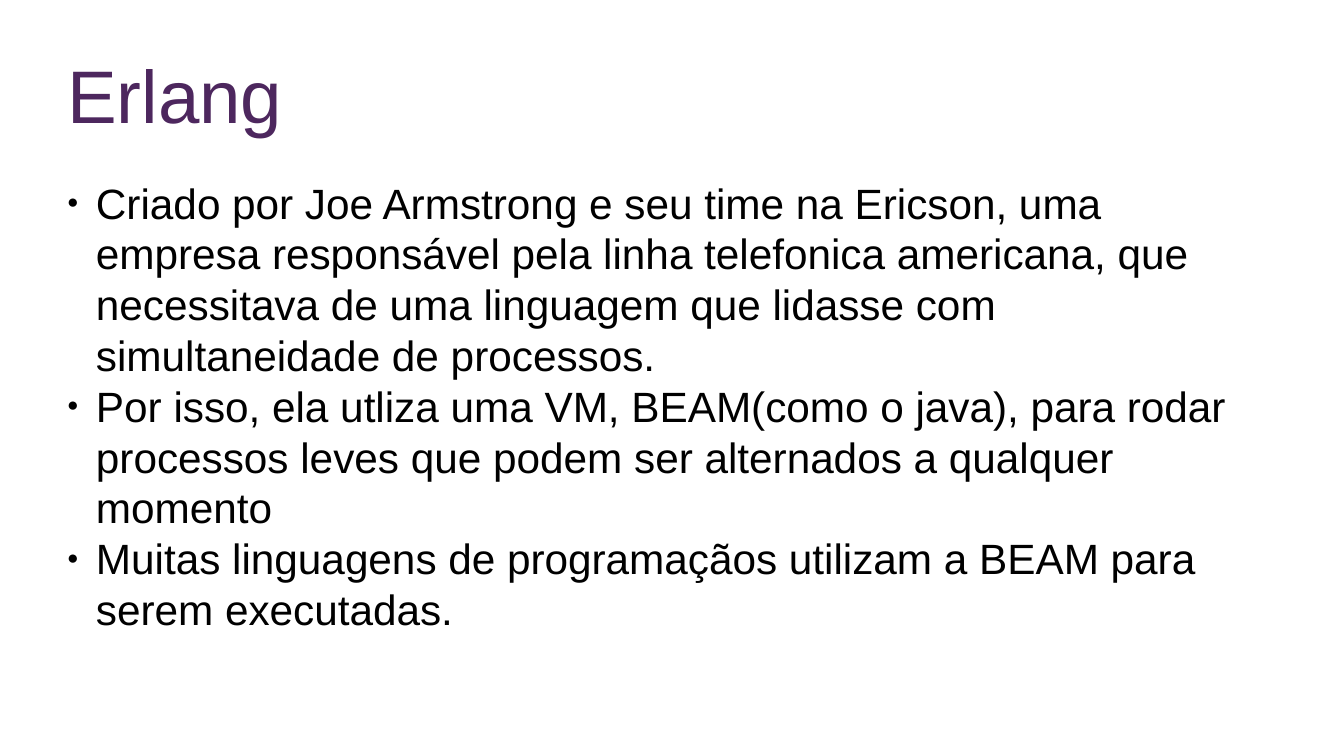
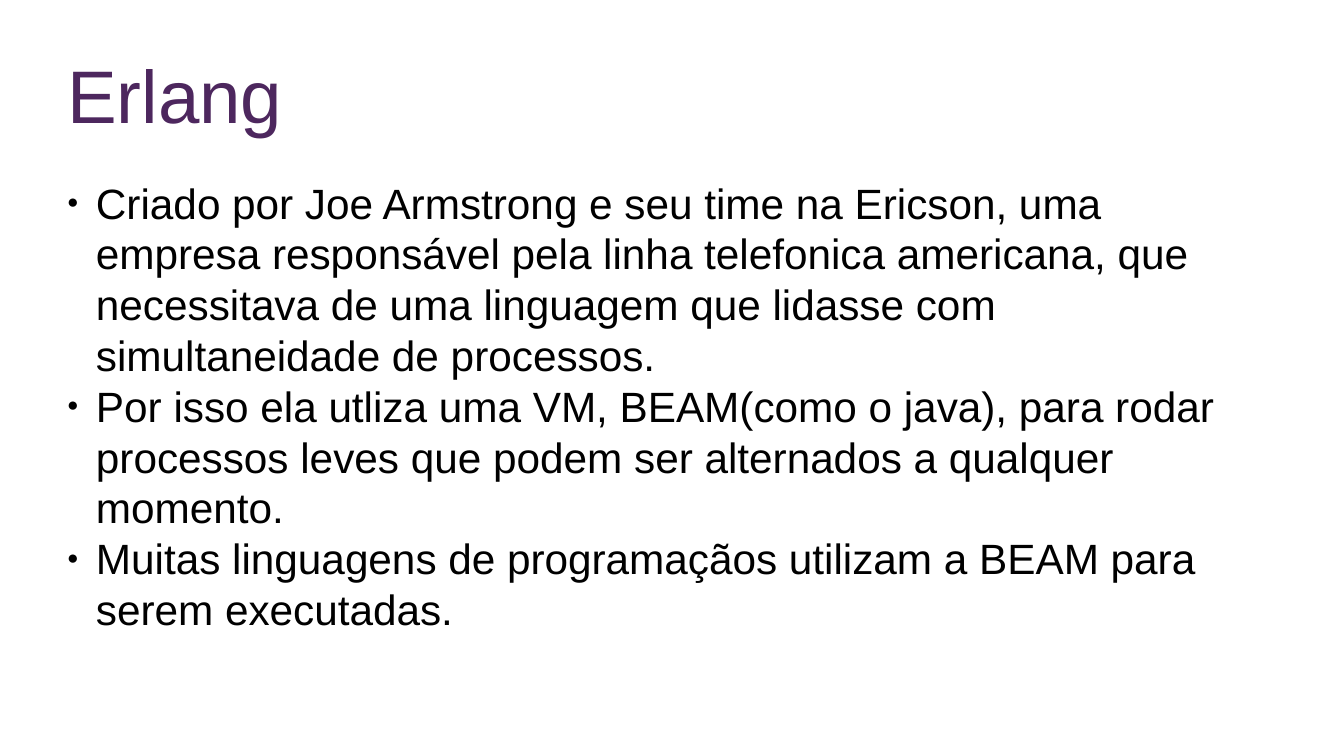
Before and after one commit to paulosergiolima/seccomp_stuff, a slide deck: slide 10 of main.odp (slide 9 before the commit). Drawn at 1344x756 pixels with LibreOffice and Linux fonts; fonts in the diff are those of the drawing. Boxes give left, top, right and bottom in pixels: in the first picture for what was removed or moved away, otherwise in the second. Text is boxed around its words. In the diff, an @@ line names an element or a change of style, - is before the commit and + after.

```diff
--- a/main.odp
+++ b/main.odp
@@ text at bbox=[96, 391, 1214, 524]: text changed @@
-● Por isso, ela utliza uma VM, BEAM(como o java), para rodar processos leves que podem ser alternados a qualquer momento
+● Por isso ela utliza uma VM, BEAM(como o java), para rodar processos leves que podem ser alternados a qualquer momento.
```
Also in this commit, not shown: 10 other slides changed, 17 slides added, 14 other files.
